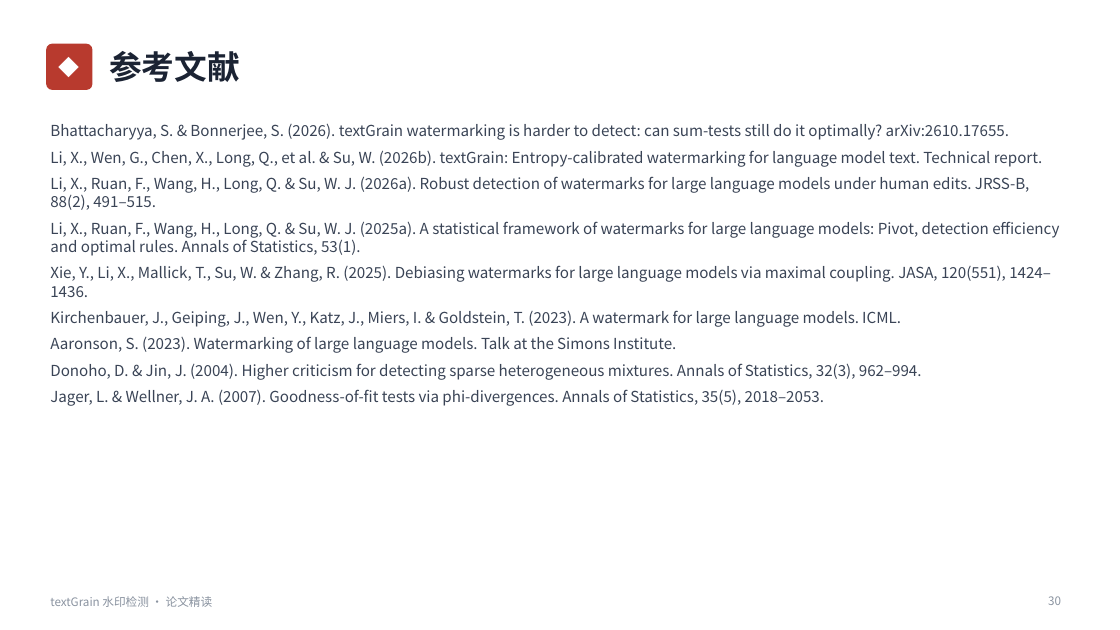
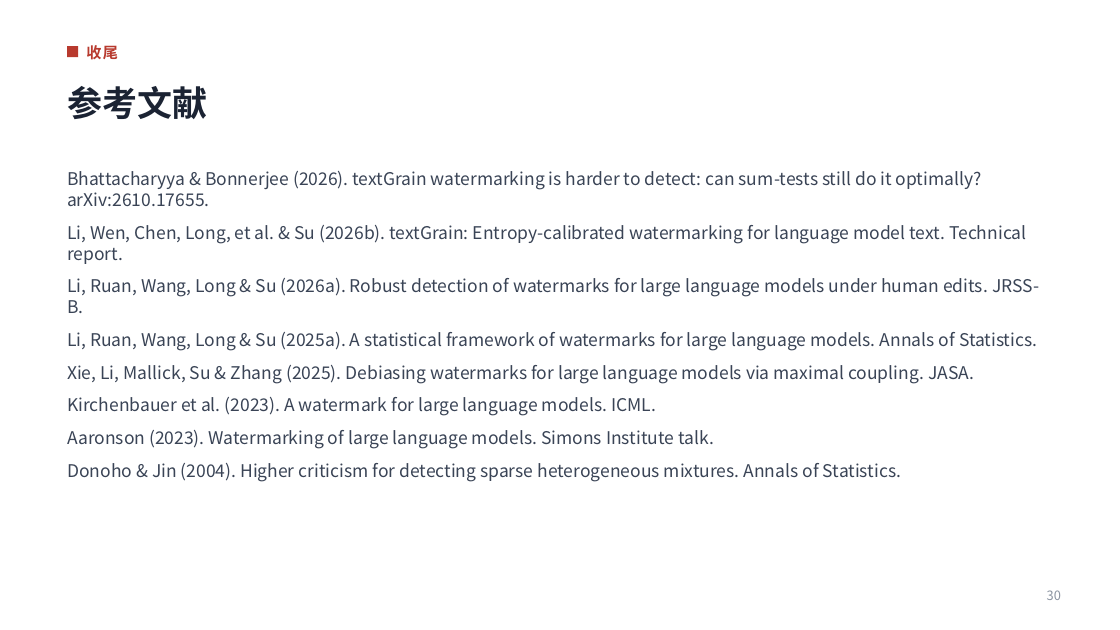
Before and after one commit to huyhoang345txt-arch/ppt, a slide deck: slide 30 of textGrain水印检测_论文精读.pptx. Drawn at 1120x630 pixels with LibreOffice and Linux fonts; fonts in the diff are those of the drawing. Boxes give left, top, right and bottom in pixels: in the first picture for what was removed or moved away, otherwise in the second. Text is boxed around its words. In the diff, an @@ line names an element or a change of style, - is before the commit and + after.

```diff
--- a/textGrain水印检测_论文精读.pptx
+++ b/textGrain水印检测_论文精读.pptx
@@ rounded rectangle removed at (46,44,92,90) @@
-◆
@@ rectangle added at (67,46,78,57), fill #B83A2E @@
@@ text added at (86,45,117,60), 13 pt, text #B83A2E, bold @@
+收尾
@@ title "参考文献": place and size @@
-title "参考文献" at (109,51,240,82)
+title "参考文献" at (67,86,207,119)
@@ title "参考文献" at (67,86,207,119): size 28 to 30 pt @@
@@ text at (67,171,1039,482): text changed; size 13 to 15 pt @@
-Bhattacharyya, S. & Bonnerjee, S. (2026). textGrain watermarking is harder to detect: can sum-tests still do it optimally? arXiv:2610.17655.
-Li, X., Wen, G., Chen, X., Long, Q., et al. & Su, W. (2026b). textGrain: Entropy-calibrated watermarking for language model text. Technical report.
-Li, X., Ruan, F., Wang, H., Long, Q. & Su, W. J. (2026a). Robust detection of watermarks for large language models under human edits. JRSS-B, 88(2), 491–515.
-Li, X., Ruan, F., Wang, H., Long, Q. & Su, W. J. (2025a). A statistical framework of watermarks for large language models: Pivot, detection efficiency and optimal rules. Annals of Statistics, 53(1).
-Xie, Y., Li, X., Mallick, T., Su, W. & Zhang, R. (2025). Debiasing watermarks for large language models via maximal coupling. JASA, 120(551), 1424–1436.
-Kirchenbauer, J., Geiping, J., Wen, Y., Katz, J., Miers, I. & Goldstein, T. (2023). A watermark for large language models. ICML.
-Aaronson, S. (2023). Watermarking of large language models. Talk at the Simons Institute.
-Donoho, D. & Jin, J. (2004). Higher criticism for detecting sparse heterogeneous mixtures. Annals of Statistics, 32(3), 962–994.
-Jager, L. & Wellner, J. A. (2007). Goodness-of-fit tests via phi-divergences. Annals of Statistics, 35(5), 2018–2053.
+Bhattacharyya & Bonnerjee (2026). textGrain watermarking is harder to detect: can sum-tests still do it optimally? arXiv:2610.17655.
+Li, Wen, Chen, Long, et al. & Su (2026b). textGrain: Entropy-calibrated watermarking for language model text. Technical report.
+Li, Ruan, Wang, Long & Su (2026a). Robust detection of watermarks for large language models under human edits. JRSS-B.
+Li, Ruan, Wang, Long & Su (2025a). A statistical framework of watermarks for large language models. Annals of Statistics.
+Xie, Li, Mallick, Su & Zhang (2025). Debiasing watermarks for large language models via maximal coupling. JASA.
+Kirchenbauer et al. (2023). A watermark for large language models. ICML.
+Aaronson (2023). Watermarking of large language models. Simons Institute talk.
+Donoho & Jin (2004). Higher criticism for detecting sparse heterogeneous mixtures. Annals of Statistics.
@@ text removed at (50,596,213,607) @@
-textGrain 水印检测 · 论文精读
@@ page number at (1047,590,1061,600): size 10 to 11 pt @@
```
Also in this commit, not shown: 24 other slides changed, 6 slides added, 6 slides removed.
